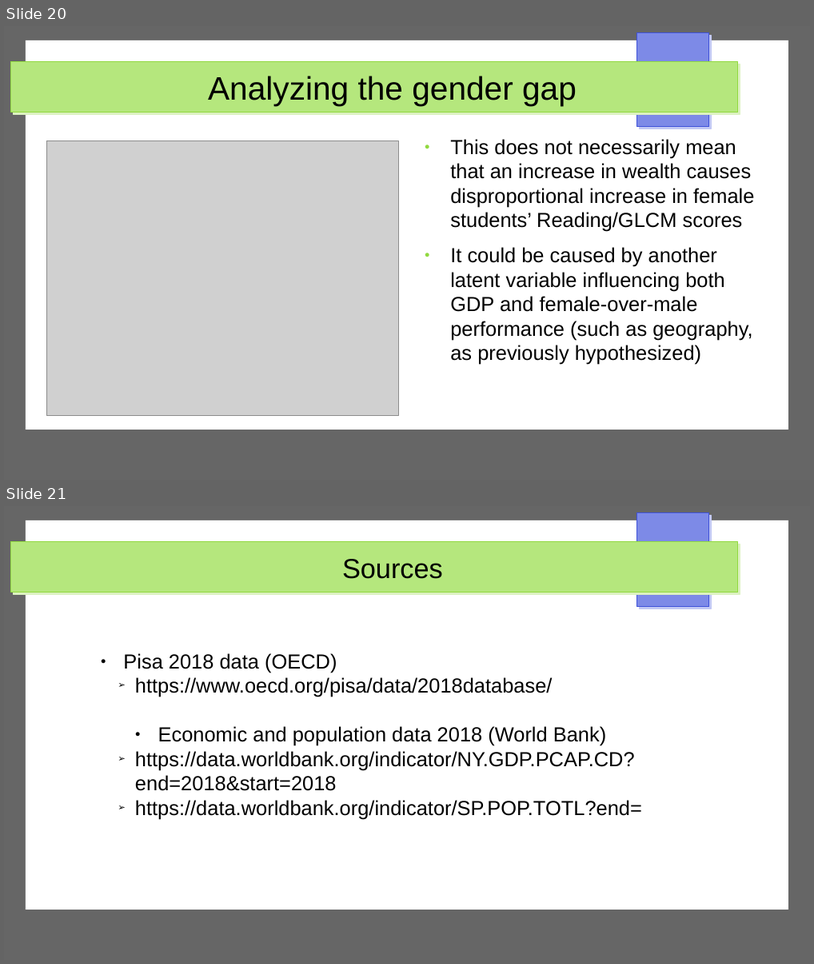
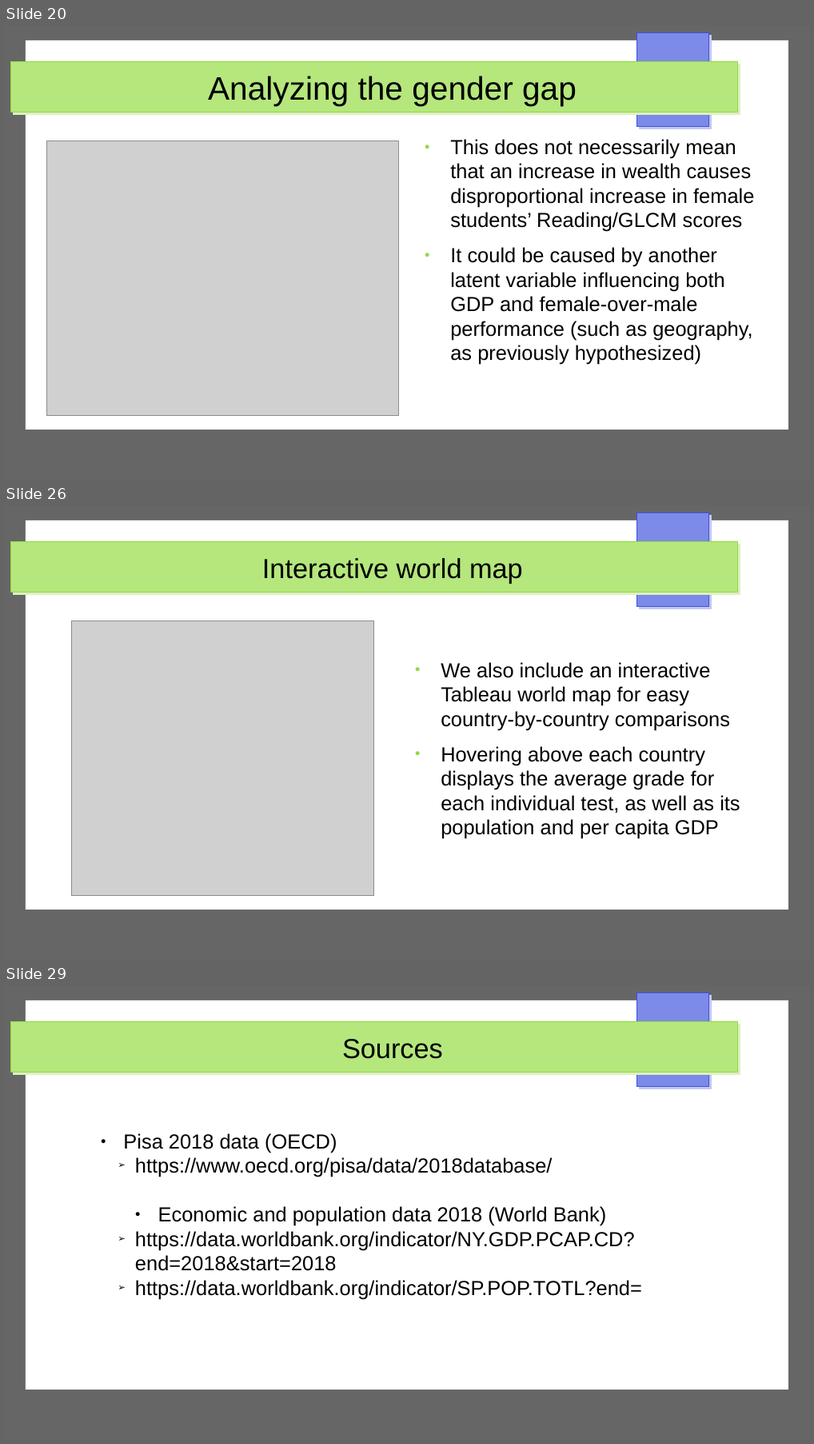
Before and after one commit to dimits-ts/visualization-assignments, a slide deck: presentation-static.odp. Shown one above the other, each under a label of ours: slides 20 and 21 before the commit, slides 20, 26 and 29 after it; the slides between them are not shown. The pictures are 814x964 and 814x1444 pixels, drawn with LibreOffice and Linux fonts; fonts in the diff are those of the drawing; grey boxes stand for pictures. Boxes give left, top, right and bottom in pixels: in the first picture for what was removed or moved away, otherwise in the second. Text is boxed around its words. In the diff, an @@ line names an element or a change of style, - is before the commit and + after.

Commit message:
add interactive plots to presentation

```diff
--- a/presentation-static.odp
+++ b/presentation-static.odp
@@ slide 26 added at [4,506,810,960], background #FFFFFF; not listed: 4 template elements that a slide beside it also shows @@
@@ title added at [262,558,523,583], 27 pt, text #000000 @@
+Interactive world map
@@ picture added at [72,621,374,896] @@
@@ text added at [441,662,740,839], 20 pt, text #000000 @@
+● We also include an interactive Tableau world map for easy country-by-country comparisons
+● Hovering above each country displays the average grade for each individual test, as well as its population and per capita GDP
@@ what was slide 21 is now slide 29 @@
```
Also in this commit, not shown: 7 other slides added.
